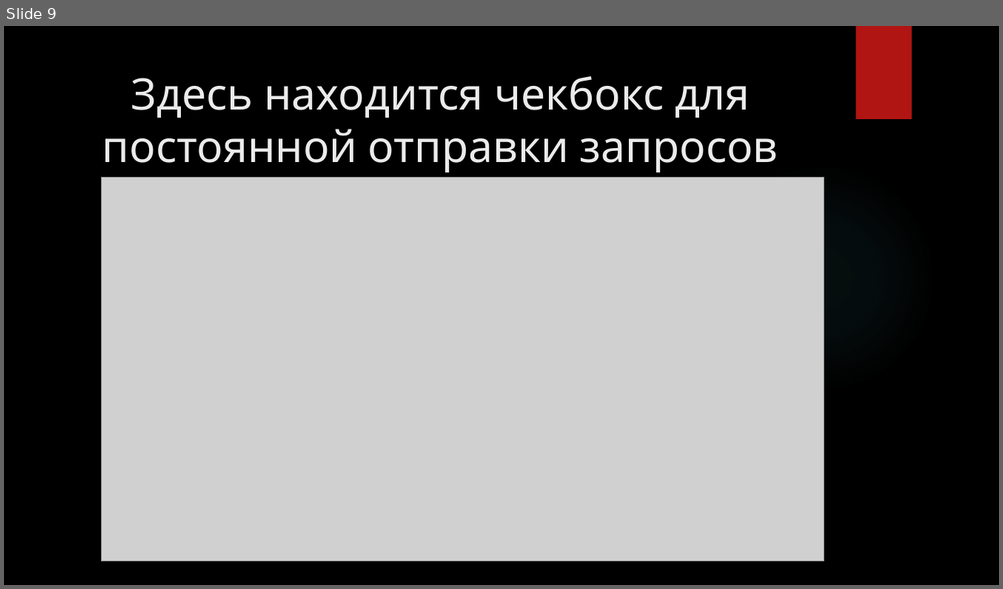
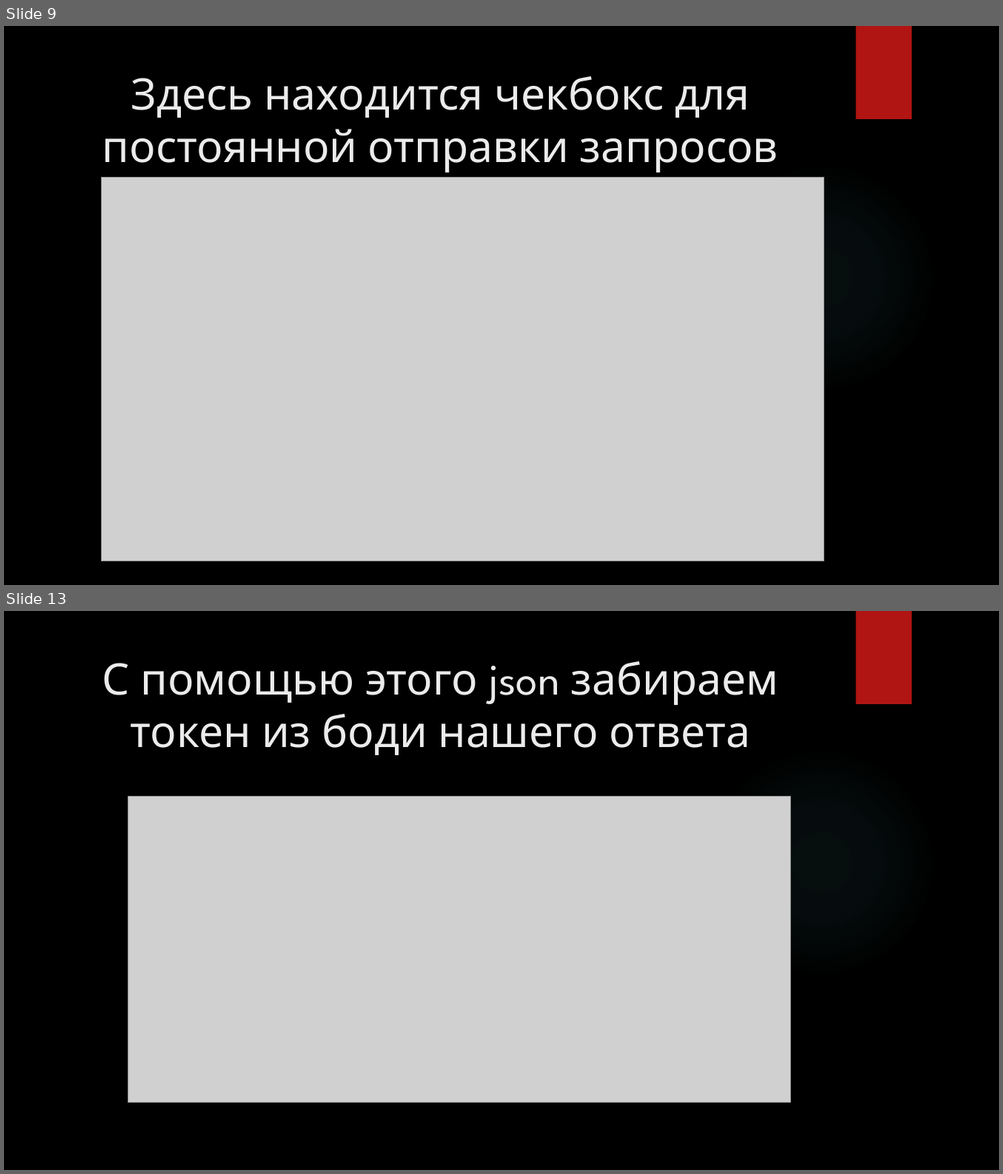
Before and after one commit to Aliaksei91/Jmeter, a slide deck: Jmeter.pptx. Shown one above the other, each under a label of ours: slide 9 before the commit, slides 9 and 13 after it; the slides between them are not shown. The pictures are 1003x589 and 1003x1174 pixels, drawn with LibreOffice and Linux fonts; fonts in the diff are those of the drawing; grey boxes stand for pictures; background and template pictures are left out. Boxes give left, top, right and bottom in pixels: in the first picture for what was removed or moved away, otherwise in the second. Text is boxed around its words. In the diff, an @@ line names an element or a change of style, - is before the commit and + after.

```diff
--- a/Jmeter.pptx
+++ b/Jmeter.pptx
@@ slide 13 added at (4, 611, 999, 1170), background picture (left out); not listed: 2 template elements that a slide beside it also shows @@
@@ title added at (102, 661, 778, 755), 42 pt, text #EBEBEB @@
+С помощью этого json забираем токен из боди нашего ответа
@@ picture added at (128, 797, 791, 1102) @@
```
Also in this commit, not shown: 20 other slides added, 1 other file.
